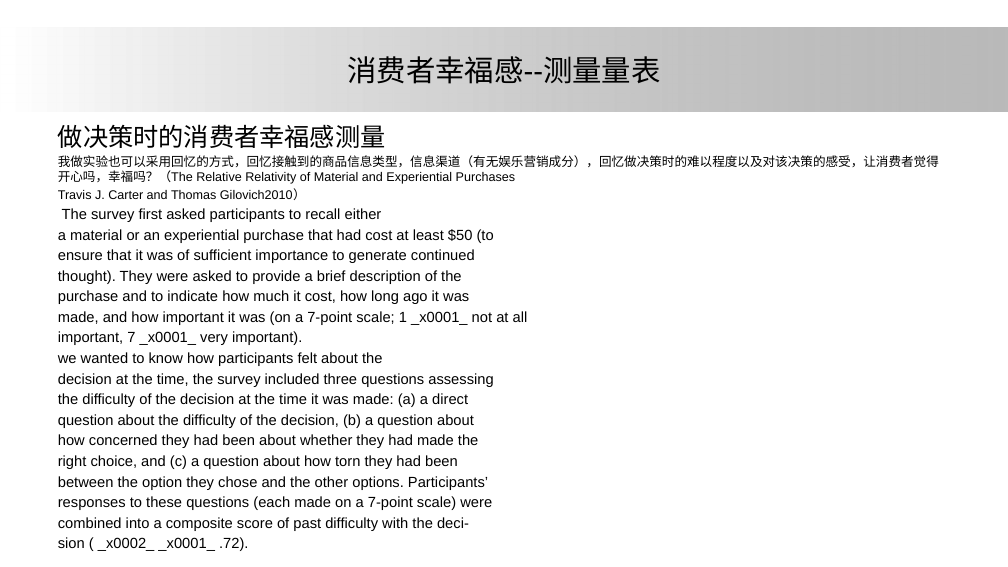
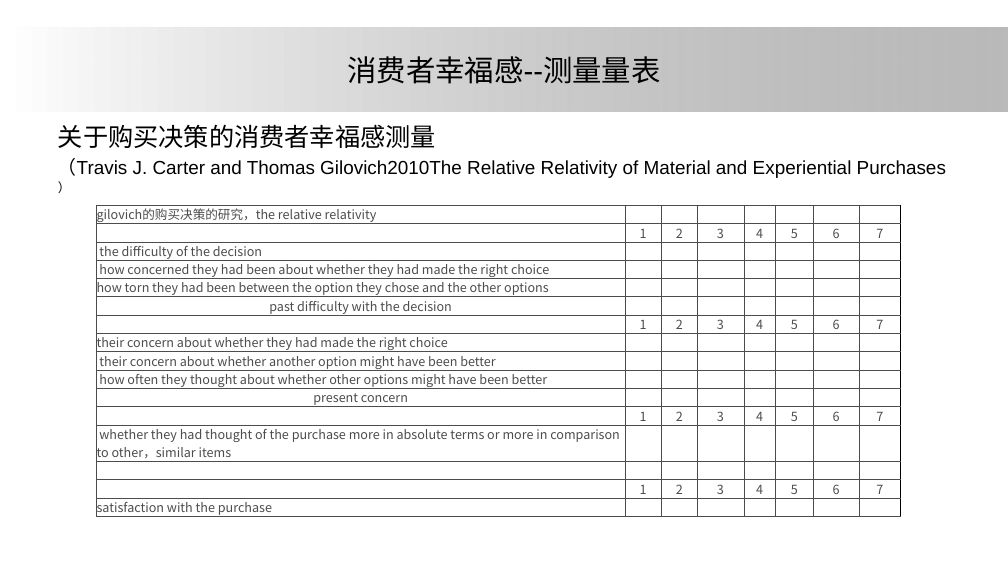
Before and after one commit to ElsaLuo/-, a slide deck: slide 20 of 我的坚果云/研究生搞学术/大论文/论文汇报/one.pptx. Drawn at 1008x567 pixels with LibreOffice and Linux fonts; fonts in the diff are those of the drawing; background and template pictures are left out. Boxes give left, top, right and bottom in pixels: in the first picture for what was removed or moved away, otherwise in the second. Text is boxed around its words. In the diff, an @@ line names an element or a change of style, - is before the commit and + after.

```diff
--- a/我的坚果云/研究生搞学术/大论文/论文汇报/one.pptx
+++ b/我的坚果云/研究生搞学术/大论文/论文汇报/one.pptx
@@ text at bbox=[58, 124, 946, 178]: text changed; size 14 to 18 pt @@
-做决策时的消费者幸福感测量
-我做实验也可以采用回忆的方式，回忆接触到的商品信息类型，信息渠道（有无娱乐营销成分），回忆做决策时的难以程度以及对该决策的感受，让消费者觉得开心吗，幸福吗？（The Relative Relativity of Material and Experiential Purchases
-Travis J. Carter and Thomas Gilovich2010）
-The survey first asked participants to recall either
-a material or an experiential purchase that had cost at least $50 (to
-ensure that it was of sufficient importance to generate continued
-thought). They were asked to provide a brief description of the
-purchase and to indicate how much it cost, how long ago it was
-made, and how important it was (on a 7-point scale; 1 _x0001_ not at all
-important, 7 _x0001_ very important).
-we wanted to know how participants felt about the
-decision at the time, the survey included three questions assessing
-the difficulty of the decision at the time it was made: (a) a direct
-question about the difficulty of the decision, (b) a question about
-how concerned they had been about whether they had made the
-right choice, and (c) a question about how torn they had been
-between the option they chose and the other options. Participants’
-responses to these questions (each made on a 7-point scale) were
-combined into a composite score of past difficulty with the deci-
-sion ( _x0002_ _x0001_ .72).
+关于购买决策的消费者幸福感测量
+（Travis J. Carter and Thomas Gilovich2010The Relative Relativity of Material and Experiential Purchases
+）
@@ table added at bbox=[97, 205, 901, 519], 16 rows, 8 columns @@
+gilovich的购买决策的研究，the relative relativity |  |  |  |  |  |  | 
+ | 1 | 2 | 3 | 4 | 5 | 6 | 7
+the difficulty of the decision |  |  |  |  |  |  | 
+how concerned they had been about whether they had made the right choice |  |  |  |  |  |  | 
+how torn they had been between the option they chose and the other options |  |  |  |  |  |  | 
+past difficulty with the decision |  |  |  |  |  |  | 
+ | 1 | 2 | 3 | 4 | 5 | 6 | 7
+their concern about whether they had made the right choice |  |  |  |  |  |  | 
+their concern about whether another option might have been better |  |  |  |  |  |  | 
+how often they thought about whether other options might have been better |  |  |  |  |  |  | 
+present concern |  |  |  |  |  |  | 
+ | 1 | 2 | 3 | 4 | 5 | 6 | 7
+whether they had thought of the purchase more in absolute terms or more in comparison to other，similar items |  |  |  |  |  |  | 
+ |  |  |  |  |  |  | 
+ | 1 | 2 | 3 | 4 | 5 | 6 | 7
+satisfaction with the purchase |  |  |  |  |  |  | 
```
Also in this commit, not shown: 7 other slides changed, 1 slide added, 1 other file.
